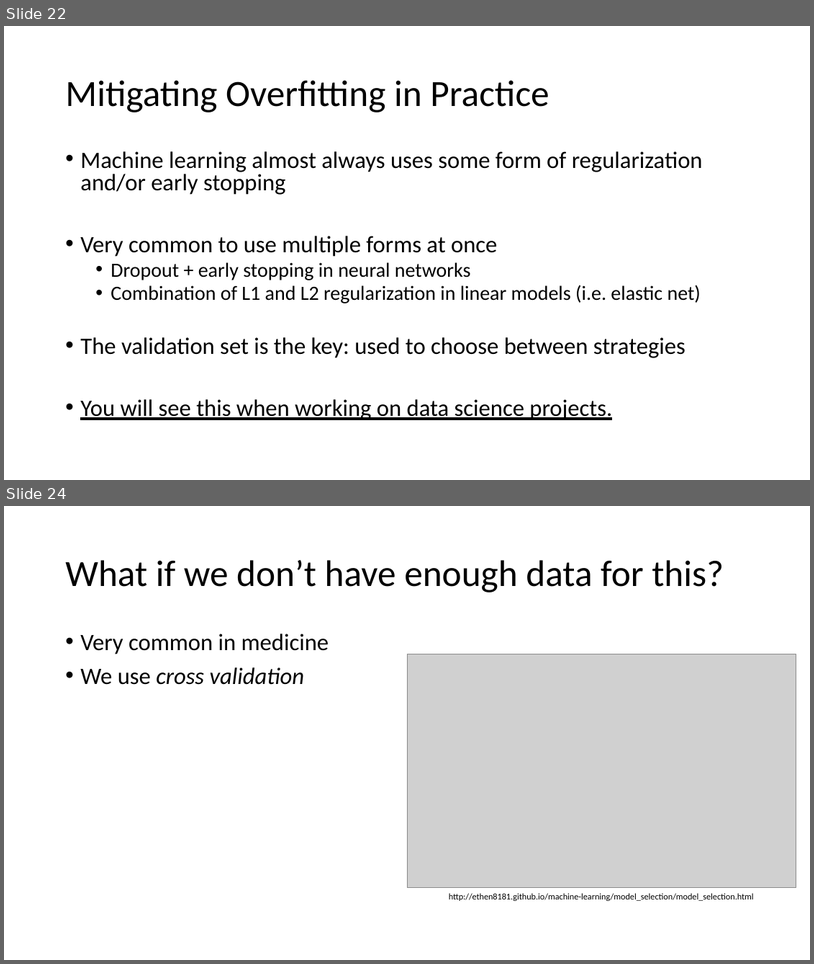
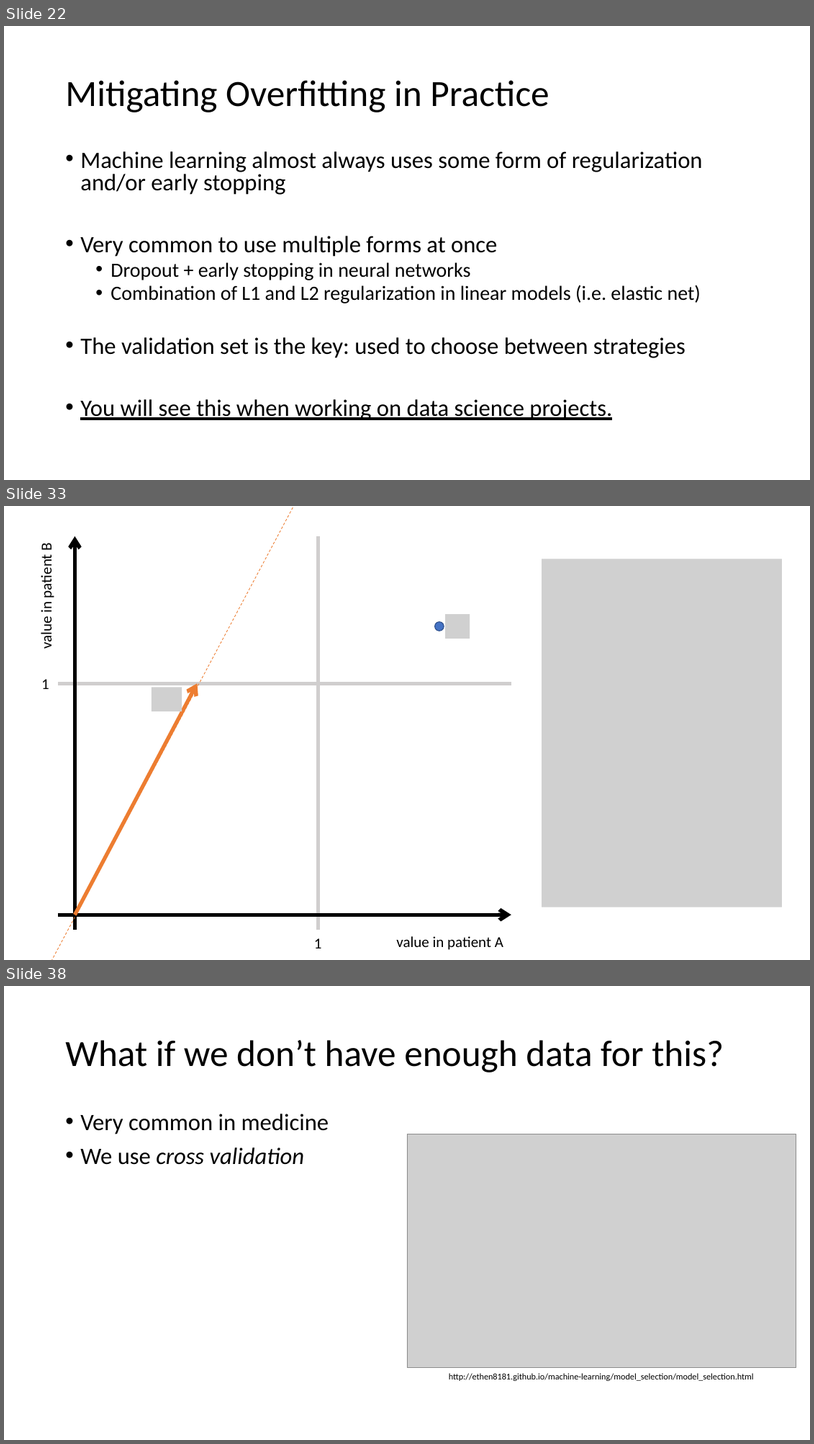
Before and after one commit to mengelhard/mmci_applied_ds, a slide deck: lectures/mitigating_overfitting.pptx. Shown one above the other, each under a label of ours: slides 22 and 24 before the commit, slides 22, 33 and 38 after it; the slides between them are not shown. The pictures are 814x964 and 814x1444 pixels, drawn with LibreOffice and Linux fonts; fonts in the diff are those of the drawing; grey boxes stand for pictures. Boxes give left, top, right and bottom in pixels: in the first picture for what was removed or moved away, otherwise in the second. Text is boxed around its words. In the diff, an @@ line names an element or a change of style, - is before the commit and + after.

```diff
--- a/lectures/mitigating_overfitting.pptx
+++ b/lectures/mitigating_overfitting.pptx
@@ slide 33 added at (4, 506, 810, 960), background #FFFFFF @@
@@ line added from (49, 960) to (299, 506), #ED7D31 0.75 pt dashed @@
@@ text added at (37, 543, 56, 649), 18 pt, text #000000 @@
+value in patient B
@@ arrow added from (75, 929) to (75, 536), #000000 4.5 pt @@
@@ line added from (319, 929) to (319, 536), #D0CECE 4.5 pt @@
@@ picture added at (542, 559, 782, 907) @@
@@ ellipse added at (435, 621, 445, 631), fill #4472C4, outline #325491 1 pt @@
@@ picture added at (445, 614, 471, 638) @@
@@ text added at (41, 679, 49, 689), 18 pt, text #000000 @@
+1
@@ line added from (58, 683) to (512, 683), #D0CECE 4.5 pt @@
@@ arrow added from (75, 914) to (198, 683), #ED7D31 4.5 pt @@
@@ picture added at (152, 687, 182, 711) @@
@@ arrow added from (58, 914) to (512, 914), #000000 4.5 pt @@
@@ text added at (396, 936, 504, 950), 18 pt, text #000000 @@
+value in patient A
@@ text added at (314, 938, 322, 948), 18 pt, text #000000 @@
+1
@@ what was slide 24 is now slide 38 @@
```
Also in this commit, not shown: 2 slides changed, 13 other slides added, 1 slide removed, 1 other file.
